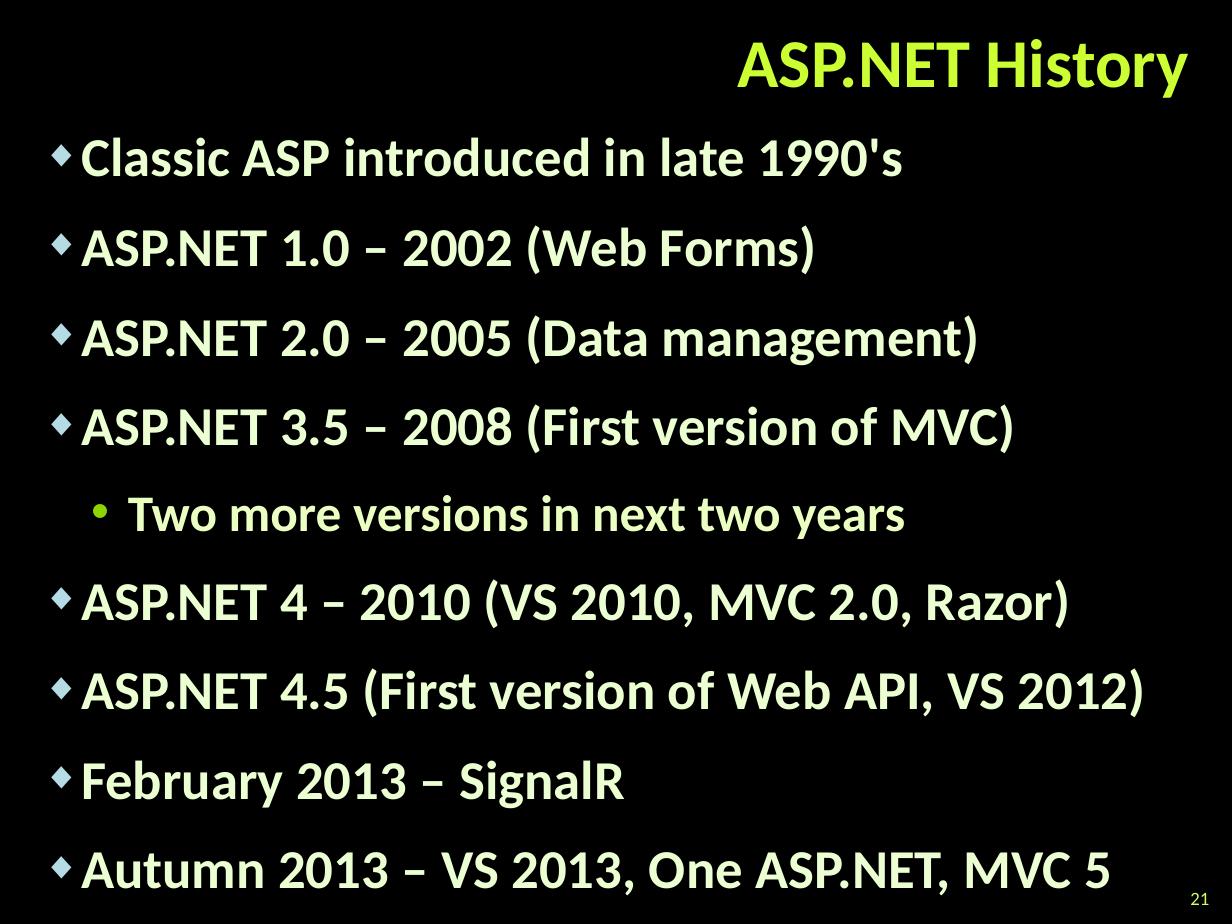
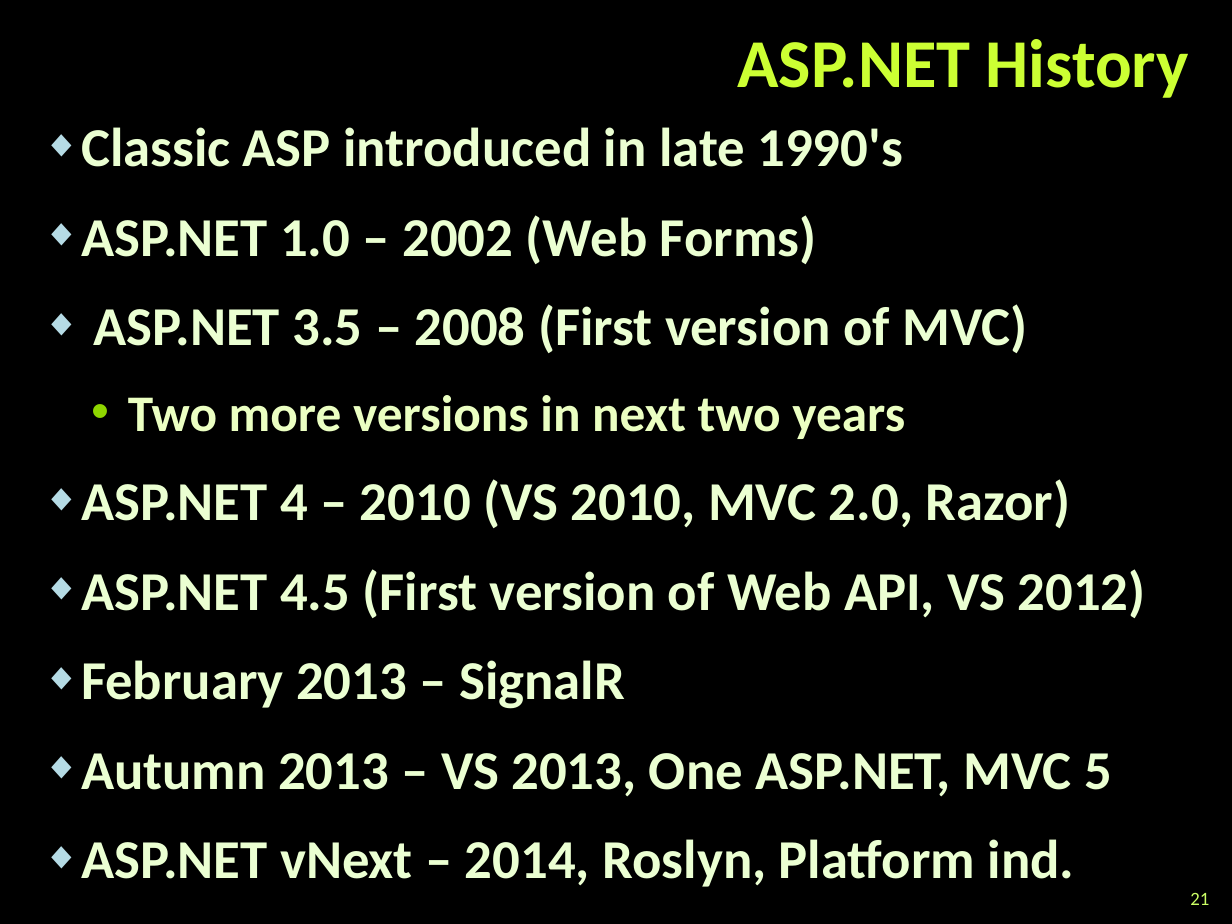
Before and after one commit to martin-nikolov/Telerik-Academy, a slide deck: slide 21 of ASP.NET MVC/01. Introduction to ASP.NET MVC/Introduction-to-ASP.NET-MVC.pptx. Drawn at 1232x924 pixels with LibreOffice and Linux fonts; fonts in the diff are those of the drawing; background and template pictures are left out. Boxes give left, top, right and bottom in pixels: in the first picture for what was removed or moved away, otherwise in the second. Text is boxed around its words. In the diff, an @@ line names an element or a change of style, - is before the commit and + after.

```diff
--- a/ASP.NET MVC/01. Introduction to ASP.NET MVC/Introduction-to-ASP.NET-MVC.pptx
+++ b/ASP.NET MVC/01. Introduction to ASP.NET MVC/Introduction-to-ASP.NET-MVC.pptx
@@ text "Classic ASP introduced in late ...": place and size @@
-text "Classic ASP introduced in late ..." at box(81, 137, 1146, 896)
+text "Classic ASP introduced in late ..." at box(81, 127, 1146, 887)
@@ text at box(81, 315, 980, 366): paragraph removed @@
-◆ ASP.NET 2.0 – 2005 (Data management)
@@ text at box(81, 839, 1075, 887): paragraph added @@
+◆ ASP.NET vNext – 2014, Roslyn, Platform ind.
```
Also in this commit, not shown: 6 other slides changed, 19 other files.
